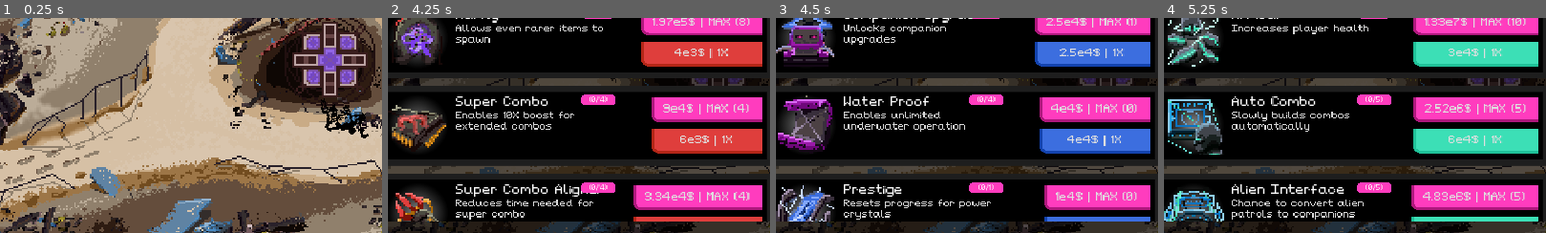
Above: before the commit, frames 1-4 (left to right).
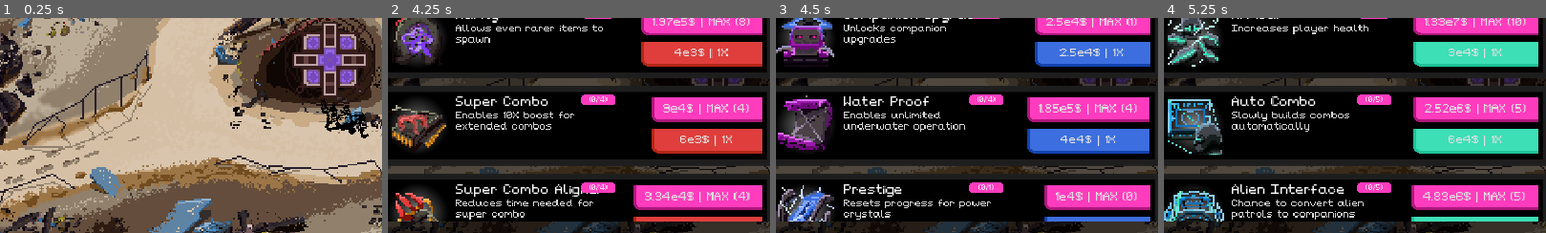
Above: after the commit, the same moments.

Repository: NathanHeaton/Robo-revolution
Game: Godot game, scene res://Main/main.tscn
Two runs of this game, one before a commit and one after it. Both use one fixed random seed, a clock stepped at 60 frames per second and the inputs below.
Inputs (mouse positions are % of the whole screen's width and height, from its top left):
- Up to frame 1 (0.25 s): no input
- Up to frame 2 (4.25 s): click (7, 5) at 0.5 s; click (12, 5) at 1.25 s; click (17, 5) at 2 s; click (3, 95) at 2.75 s; click (7, 95) at 3.5 s
- Up to frame 3 (4.5 s): click (12, 95) at 4.25 s
- Up to frame 4 (5.25 s): click (17, 95) at 5 s
The pictures show only the part of the screen within x 7-57%, y 38-88%; the shares and areas given below are measured in that part.

Frames 1-2 are identical in both runs. In frame 3, 1.8% of the frame differs, in the area x 65-98%, y 36-64%; in frame 4, nothing differs.

Commit message:
fixed bugs added water proof mechanic and surge hazard, still needs work

Diff:
--- a/robo-revolution/Globals/Location_Data.gd
+++ b/robo-revolution/Globals/Location_Data.gd
@@ -71,7 +71,7 @@
 
 # Called when the node enters the scene tree for the first time.
 func _ready() -> void:
-	print(locations.Scrapyard)
+	pass
 
 
 # Called every frame. 'delta' is the elapsed time since the previous frame.
--- a/robo-revolution/Globals/game_stats.gd
+++ b/robo-revolution/Globals/game_stats.gd
@@ -11,9 +11,10 @@
 	get:
 		return _health
 	set(value):
-		_health = _health - value
+		_health = clamp(value,0,max_health)
 		emit_signal("health_changed")
 var max_health:float = 100
+var armour_mult = 1
 
 #spawn stats
 var rarity_lvl = 0
@@ -23,6 +24,7 @@
 #other
 var companions = 0
 var water_proof = false
+var basic_water_proof = 0
 
 func sum_luck_lvl()-> int:
 	var luck = 0
--- a/robo-revolution/Globals/upgrade_data.gd
+++ b/robo-revolution/Globals/upgrade_data.gd
@@ -267,7 +267,7 @@
 			"max_level": 4,
 			"base_cost": 40000,
 			"cost": 40000,
-			"cost_scaling": 1.0,
+			"cost_scaling": 1.1,
 			"type": "custom",
 			"first_upgrade": true,
 			"first_description": "Enables unlimited underwater operation",
--- a/robo-revolution/Main/main.gd
+++ b/robo-revolution/Main/main.gd
@@ -14,7 +14,31 @@
 
 # Called every frame. 'delta' is the elapsed time since the previous frame.
 func _process(delta: float) -> void:
-	pass
+	match LocationData.CURRENT_LOCATION:
+		LocationData.locations.Scrapyard:
+			pass
+		LocationData.locations.Underground:
+			_underground_hazards()
+		LocationData.locations.Ocean:
+			_ocean_hazards()
+		LocationData.locations.Alien:
+			print("in Alien")
+
+
+func _ocean_hazards():
+	if (GameStats.water_proof):
+		return
+	elif ( GameStats.basic_water_proof > 0):
+		GameStats.health = GameStats.health - (4 - GameStats.basic_water_proof)
+	else:
+		GameStats.health = GameStats.health - 4
+
+var first_time_in_underground = true
+
+func _underground_hazards():
+	if (first_time_in_underground):
+		$power_surge.start()
+		first_time_in_underground = false
 
 
 
@@ -24,6 +48,7 @@
 
 
 	body.collect()
+
 
 
 
@@ -112,3 +137,24 @@
 
 func _on_hud_start_game() -> void:
 	newGame()
+
+
+var time_for_surge = 20
+func _on_power_surge_timeout() -> void:
+	$surge_duration.start()
+
+	GameStats.health = GameStats.health - 10
+
+
+
+func _update_surge_time():
+	time_for_surge = randf_range(time_for_surge-3,time_for_surge+3)
+	$power_surge.wait_time = time_for_surge
+
+
+
+func _on_surge_duration_timeout() -> void:# surge has ended
+	print("surge has ended")
+	_update_surge_time()
+	$power_surge.start()
+	print(	$power_surge.wait_time, " is the new surge wait time")
--- a/robo-revolution/Main/main.tscn
+++ b/robo-revolution/Main/main.tscn
@@ -36,7 +36,7 @@
 [node name="Item_creator" parent="." instance=ExtResource("8_7cs6e")]
 
 [node name="power_surge" type="Timer" parent="."]
-wait_time = 20.0
+wait_time = 5.0
 
 [node name="surge_duration" type="Timer" parent="."]
 wait_time = 5.0
@@ -45,3 +45,5 @@
 [connection signal="timeout" from="loot_spawn_timer" to="." method="_spawn_loot"]
 [connection signal="collect" from="Item_Collector" to="." method="_on_item_collector_collect"]
 [connection signal="start_game" from="HUD" to="." method="_on_hud_start_game"]
+[connection signal="timeout" from="power_surge" to="." method="_on_power_surge_timeout"]
+[connection signal="timeout" from="surge_duration" to="." method="_on_surge_duration_timeout"]
--- a/robo-revolution/Scenes/item_creator.gd
+++ b/robo-revolution/Scenes/item_creator.gd
@@ -9,7 +9,7 @@
 		"rarity": 0,
 		"type": "scrap",
 		"weight": 3,
-		"locations":[LocationData.locations.Scrapyard,LocationData.locations.Underground,LocationData.locations.Ocean],
+		"locations":[LocationData.locations.Scrapyard,LocationData.locations.Underground,LocationData.locations.Ocean,LocationData.locations.Alien],
 		"variants": 4
 	},
 	"plastic":{
@@ -232,7 +232,7 @@
 	luck_roll = randi_range(0,50)
 	var luck_needed = 43 - (GameStats.sum_luck_lvl() - (5 if LocationData.CURRENT_LOCATION == LocationData.locations.Scrapyard else 0))# if it is the scrapyard
 
-	if (luck_roll >= luck_needed):
+	if (luck_roll >= luck_needed && pickable_treasure):
 		items = pickable_treasure
 	pickable_items = items
 
--- a/robo-revolution/Scenes/player.gd
+++ b/robo-revolution/Scenes/player.gd
@@ -59,7 +59,6 @@
 
 
 func _upgrade(upgrade):
-	print("strength: ")
 	match upgrade["name"]:
 		"Speed":
 			speed_upgrade(upgrade["level"])
@@ -71,11 +70,21 @@
 			combo_increase_upgrade(upgrade["level"])
 		"Surge Protection":
 			surge_protection_upgrade(upgrade["level"])
+		"Armour":
+			Armour_upgrade(upgrade["level"])
+		"Water Proof":
+			Water_Proof_upgrade(upgrade["level"])
+		"Basic Waterproofing":
+			Basic_Waterproofing_upgrade(upgrade["level"])
+		"Surge Redistributor":
+			Surge_Redistributor_upgrade(upgrade["level"])
 
-
-
+var strength_prev_lvl = 0
 func strength_upgrade(level: int):
 	GameStats.strength = 1 + log(level +2)* 15 +(level/5)
+	for i in range(strength_prev_lvl,level):
+		strength_prev_lvl += 1
+		GameStats.max_health += 15
 
 func speed_upgrade(level: int):
 	GameStats.speed = 400+log(level+2)* 50
@@ -91,3 +100,31 @@
 func surge_protection_upgrade(level: int):
 	GameStats.surge_protection = level
 	print("Surge Protection :", level)
+
+func Armour_upgrade(level: int) -> void:
+	GameStats.armour_mult = snapped(1 + log(level) * 2,0.1)
+	print(GameStats.armour_mult, "armour lvl", level)
+
+var water_prev_lvl = 0
+func Water_Proof_upgrade(level: int) -> void:
+	if (level == 1):
+		GameStats.water_proof = true
+	for i in range(water_prev_lvl,level):
+		water_prev_lvl += 1
+		GameStats.max_health += 100
+
+
+func Basic_Waterproofing_upgrade(level: int) -> void:
+		GameStats.basic_water_proof = level
+
+
+
+func Surge_Redistributor_upgrade(level: int) -> void:
+	# Mitigate electric hazard damage or similar
+	print("Applying Surge Redistributor upgrade, level:", level)
+	# GameStats.electric_resistance += level * 3
+
+
+func _on_regen_timeout() -> void:
+	if(GameStats.health < GameStats.max_health && LocationData.CURRENT_LOCATION == LocationData.locations.Scrapyard):
+		GameStats.health += 2
--- a/robo-revolution/Scenes/player.tscn
+++ b/robo-revolution/Scenes/player.tscn
@@ -66,3 +66,9 @@
 position = Vector2(1, 5)
 rotation = 1.5708
 shape = SubResource("CapsuleShape2D_6lt8k")
+
+[node name="regen" type="Timer" parent="."]
+wait_time = 0.2
+autostart = true
+
+[connection signal="timeout" from="regen" to="." method="_on_regen_timeout"]
--- a/robo-revolution/UI/hud.gd
+++ b/robo-revolution/UI/hud.gd
@@ -43,7 +43,6 @@
 		$MarginContainer/right_hud/health.anchor_right = 0
 	else:
 		$MarginContainer/right_hud/health.anchor_right = (GameStats.health / GameStats.max_health)
-		print((GameStats.health / GameStats.max_health))
 
 
 func update_money():
